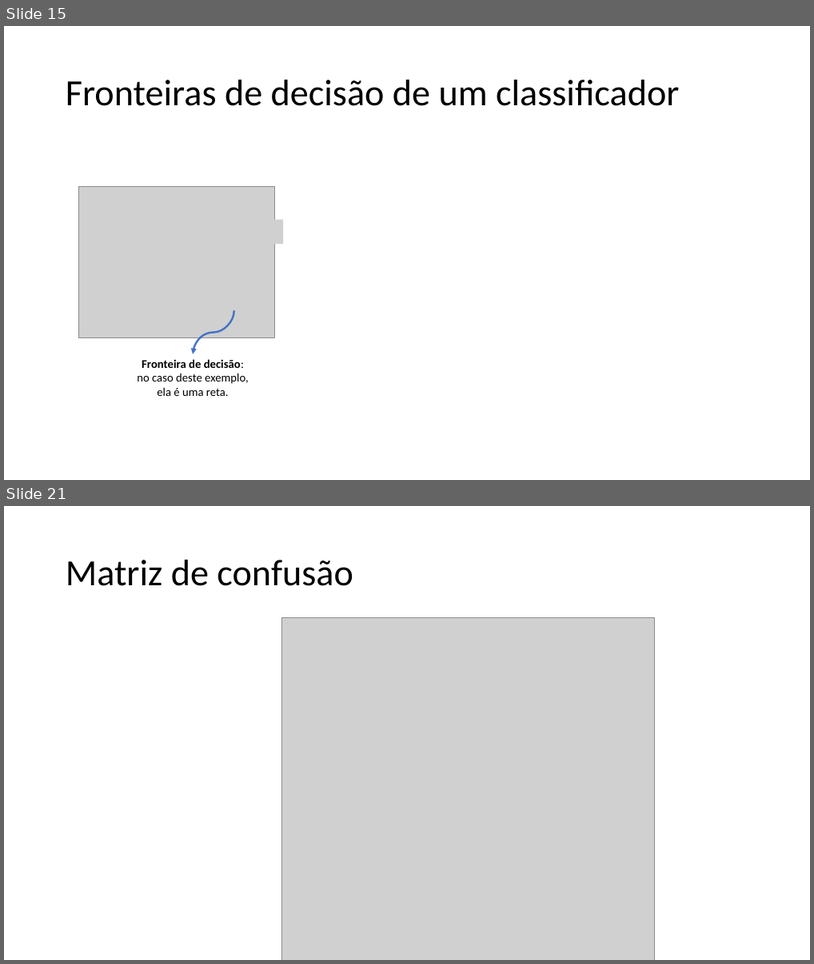
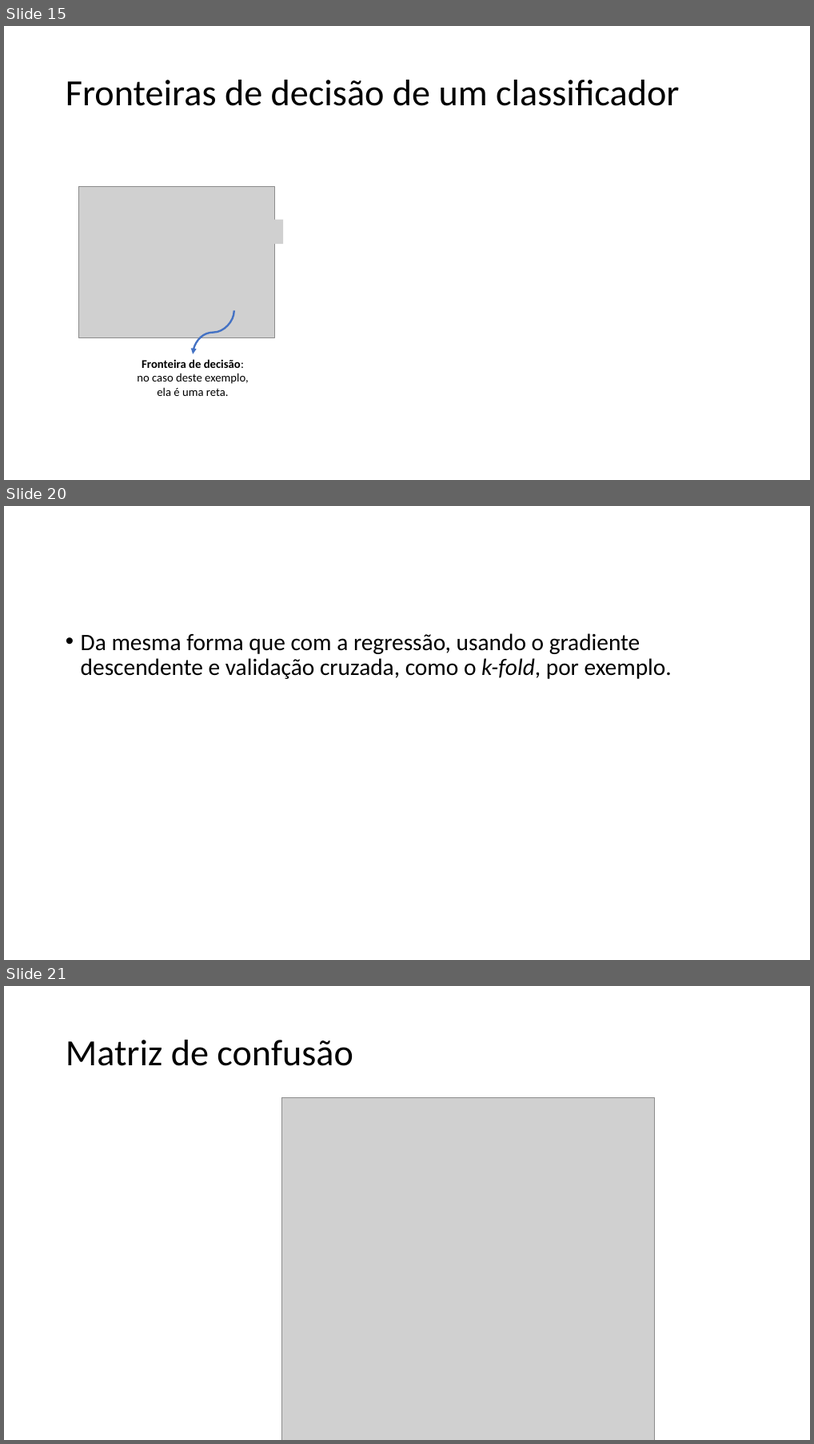
Before and after one commit to zz4fap/c24_inteligencia_artificial, a slide deck: slides/C24_Classificação.pptx. Shown one above the other, each under a label of ours: slides 15 and 21 before the commit, slides 15, 20 and 21 after it; the slides between them are not shown. The pictures are 814x964 and 814x1444 pixels, drawn with LibreOffice and Linux fonts; fonts in the diff are those of the drawing; grey boxes stand for pictures. Boxes give left, top, right and bottom in pixels: in the first picture for what was removed or moved away, otherwise in the second. Text is boxed around its words. In the diff, an @@ line names an element or a change of style, - is before the commit and + after.

```diff
--- a/slides/C24_Classificação.pptx
+++ b/slides/C24_Classificação.pptx
@@ slide 20 added at (x1=4, y1=506, x2=810, y2=960), background #FFFFFF @@
@@ text added at (x1=81, y1=633, x2=672, y2=679), 28 pt, text #000000 @@
+• Da mesma forma que com a regressão, usando o gradiente descendente e validação cruzada, como o k-fold, por exemplo.
```
Also in this commit, not shown: 2 slides changed, 2 other slides added, 3 slides removed.
